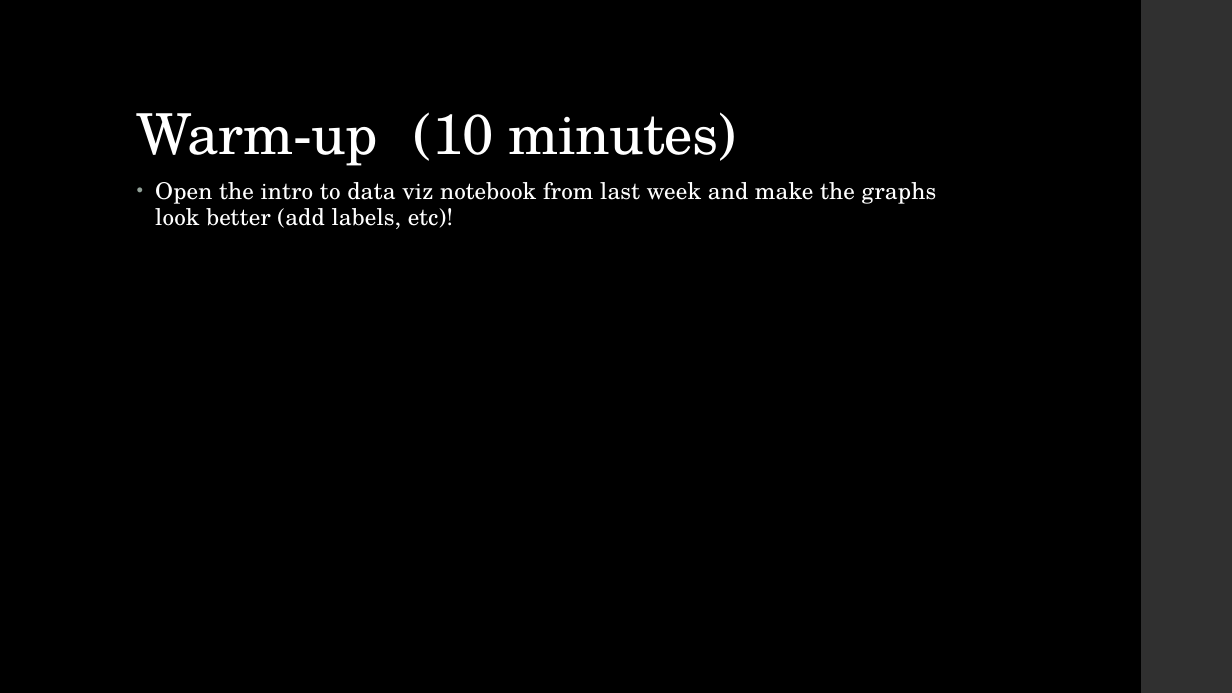
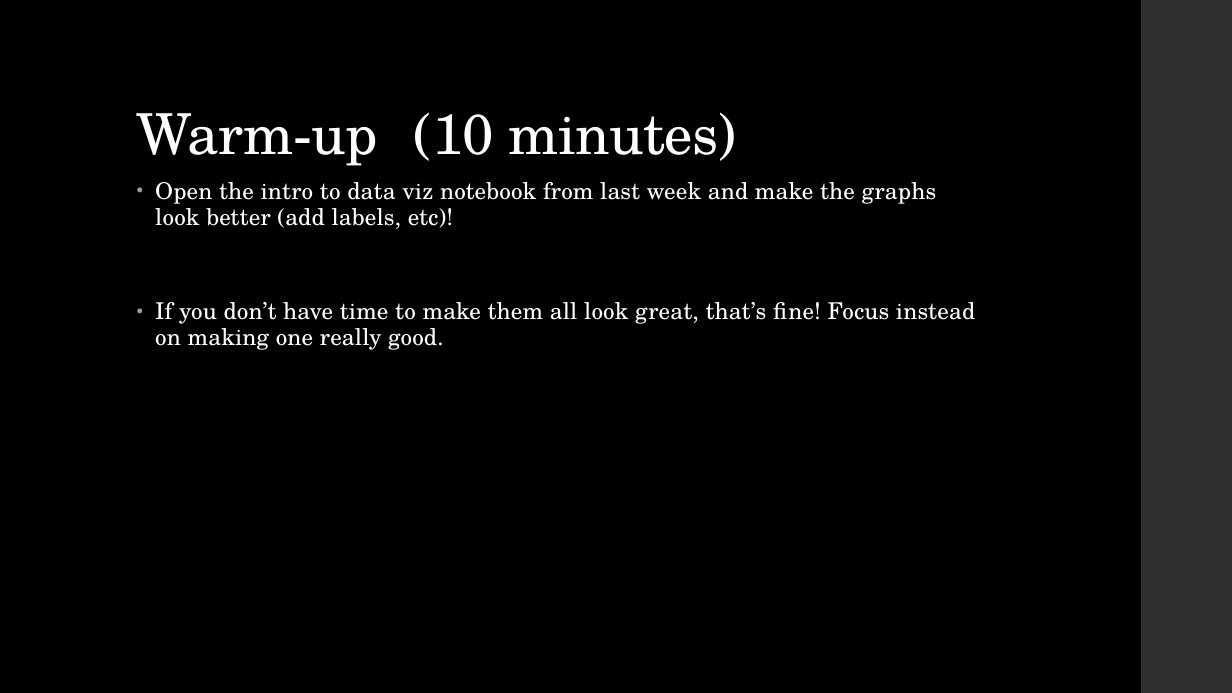
Before and after one commit to LaunchCoderGirlSTL/Data-Science-Assignments, a slide deck: slide 2 of course_material/week_06/week_06_presentation.pptx. Drawn at 1232x693 pixels with LibreOffice and Linux fonts; fonts in the diff are those of the drawing. Boxes give left, top, right and bottom in pixels: in the first picture for what was removed or moved away, otherwise in the second. Text is boxed around its words. In the diff, an @@ line names an element or a change of style, - is before the commit and + after.

```diff
--- a/course_material/week_06/week_06_presentation.pptx
+++ b/course_material/week_06/week_06_presentation.pptx
@@ text at (155, 302, 975, 350): paragraph added @@
+• If you don’t have time to make them all look great, that’s fine! Focus instead on making one really good.
```
Also in this commit, not shown: 2 other slides changed, 2 slides added, 4 other files.
